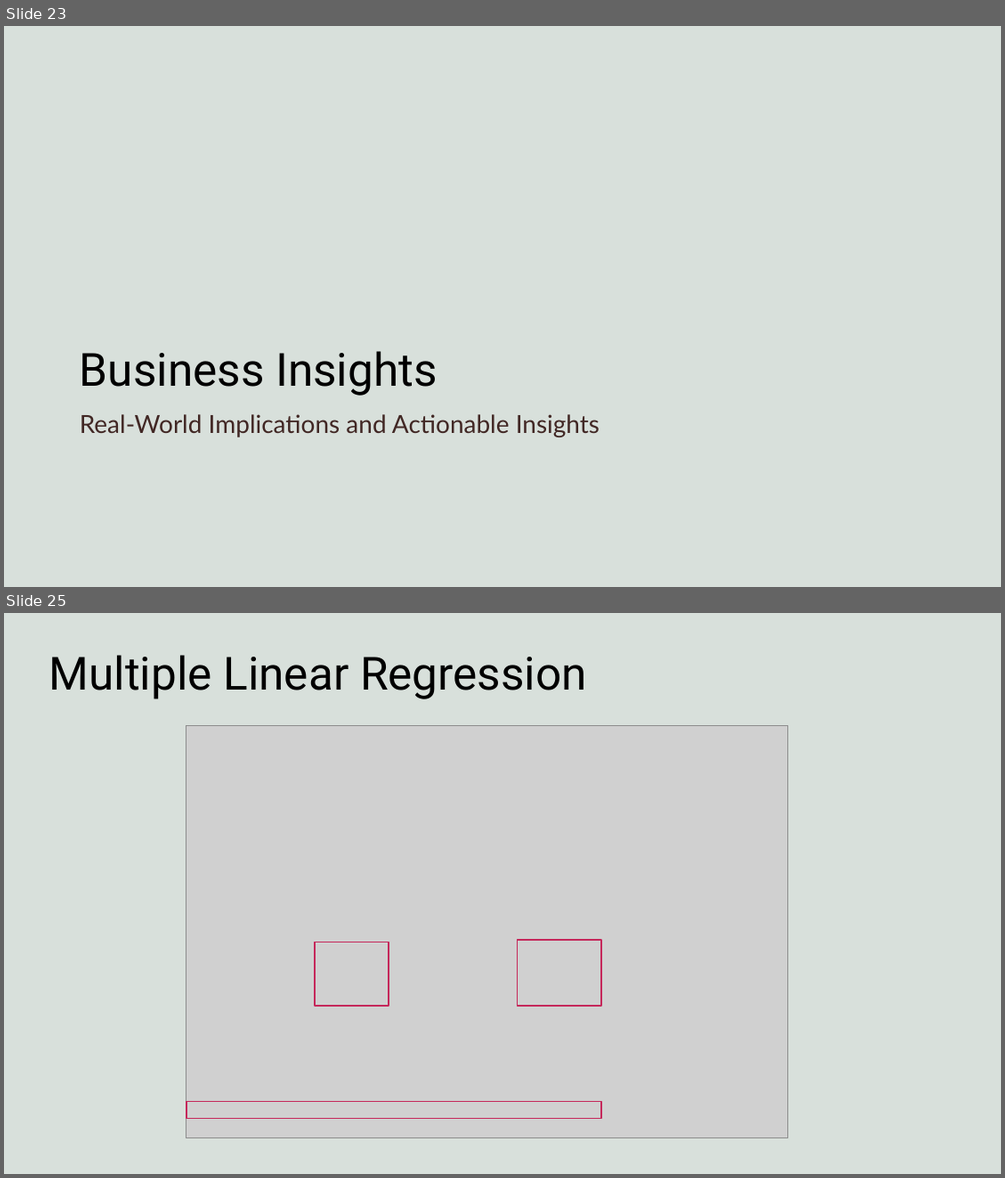
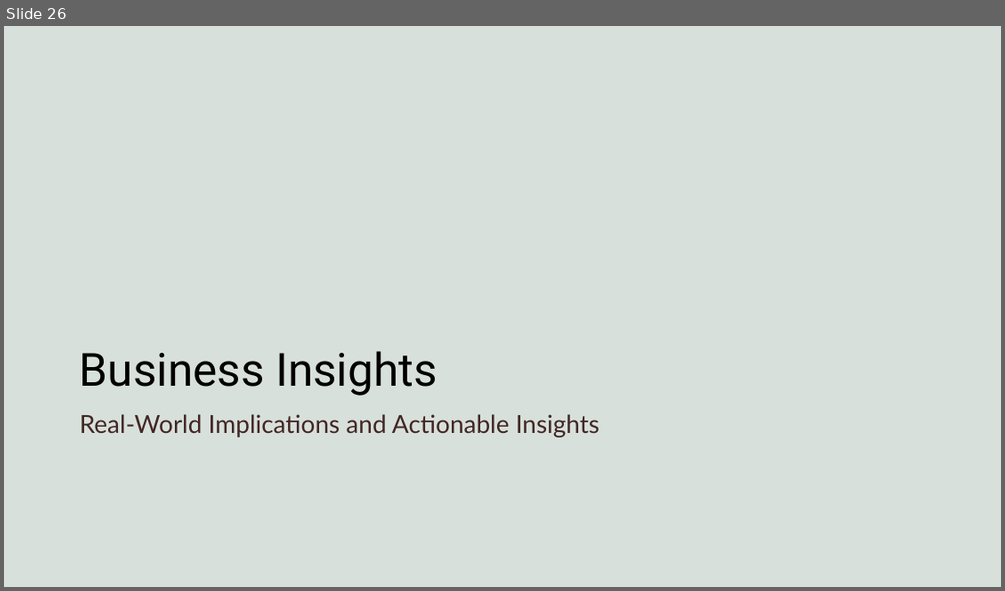
Before and after one commit to harshvardhaniimi/linear-regression, a slide deck: Slides.pptx. Shown one above the other, each under a label of ours: slides 23 and 25 before the commit, slide 26 after it; the slides between them are not shown. The pictures are 1005x1178 and 1005x591 pixels, drawn with LibreOffice and Linux fonts; fonts in the diff are those of the drawing; grey boxes stand for pictures; background and template pictures are left out. Boxes give left, top, right and bottom in pixels: in the first picture for what was removed or moved away, otherwise in the second. Text is boxed around its words. In the diff, an @@ line names an element or a change of style, - is before the commit and + after.

```diff
--- a/Slides.pptx
+++ b/Slides.pptx
@@ slide 25 removed at (4,613,1001,1174), background #FFFFFF; not listed: 1 template element that a slide beside it also shows @@
@@ title removed at (49,655,587,699) @@
-Multiple Linear Regression
@@ picture removed at (186,725,788,1138) @@
@@ rectangle removed at (316,942,389,1006) @@
@@ rectangle removed at (517,940,600,1005) @@
@@ rectangle removed at (186,1102,601,1119) @@
@@ what was slide 23 is now slide 26 @@
```
Also in this commit, not shown: 11 slides changed, 7 slides added, 5 other slides removed, 10 other files.
